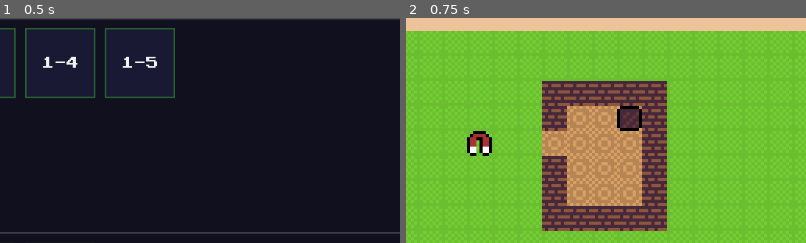
Above: before the commit, frames 1-2 (left to right).
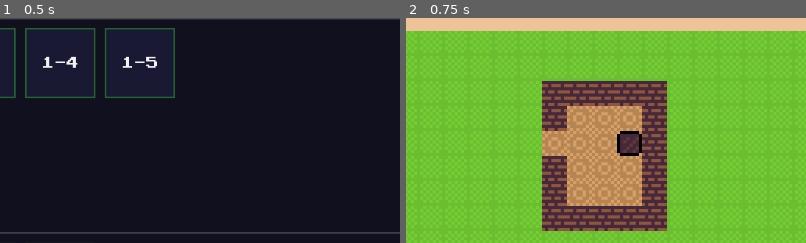
Above: after the commit, the same moments.

Repository: jiexdrop/doughnut
Game: Godot game, scene res://scenes/ui/level_select.tscn
The game is run twice, just before and just after one commit, with the same random seed, the same clock (stepped at 60 frames per second) and the same inputs. This scene is started directly instead of the project's main scene.
Inputs:
- Up to frame 1 (0.5 s): no input
- Up to frame 2 (0.75 s): click "1-3" at 0.5 s
The pictures show only the part of the screen within x 30-80%, y 19-69%; the shares and areas given below are measured in that part.

Frame 1 is identical in both runs. In frame 2, 1.9% of the frame differs, in the area x 15-59%, y 39-62%.

Commit message:
magnets reworked

Diff:
--- a/project.godot
+++ b/project.godot
@@ -29,6 +29,7 @@
 [global_group]
 
 boxes=""
+magnets=""
 
 [gui]
 
--- a/scenes/levels_1/level_3.tscn
+++ b/scenes/levels_1/level_3.tscn
@@ -6,8 +6,7 @@
 [ext_resource type="Script" uid="uid://difno1fvr55yv" path="res://scripts/pixel_camera.gd" id="3_fkk1g"]
 [ext_resource type="PackedScene" uid="uid://ccsiamhj8f0wg" path="res://scenes/player.tscn" id="4_ugcn1"]
 [ext_resource type="PackedScene" uid="uid://chgxj2178wx83" path="res://scenes/box.tscn" id="5_pimnq"]
-[ext_resource type="Script" uid="uid://c7g1jfm1cra11" path="res://scripts/magnet.gd" id="6_fkk1g"]
-[ext_resource type="Texture2D" uid="uid://djv8f5v70o4ry" path="res://assets/magnet.png" id="6_ftfob"]
+[ext_resource type="PackedScene" uid="uid://bkdu3mactvdp1" path="res://scenes/magnet.tscn" id="7_h0hgt"]
 
 [sub_resource type="TileSetAtlasSource" id="TileSetAtlasSource_jyhfs"]
 texture = ExtResource("2_ftfob")
@@ -36,9 +35,6 @@
 custom_data_layer_0/type = 1
 sources/0 = SubResource("TileSetAtlasSource_jyhfs")
 
-[sub_resource type="RectangleShape2D" id="RectangleShape2D_fmg3e"]
-size = Vector2(8, 8)
-
 [node name="Level2" type="Node2D" unique_id=678591140]
 script = ExtResource("1_fmg3e")
 next_level = ExtResource("2_ugcn1")
@@ -56,14 +52,8 @@
 position = Vector2(44, 68)
 
 [node name="Box" parent="." unique_id=665832972 instance=ExtResource("5_pimnq")]
-position = Vector2(148, 60)
+position = Vector2(148, 68)
 
-[node name="Magnet" type="StaticBody2D" parent="." unique_id=1038443863]
+[node name="Magnet" parent="." unique_id=1954190220 instance=ExtResource("7_h0hgt")]
 position = Vector2(100, 68)
-script = ExtResource("6_fkk1g")
-
-[node name="Sprite2D" type="Sprite2D" parent="Magnet" unique_id=393730042]
-texture = ExtResource("6_ftfob")
-
-[node name="CollisionShape2D" type="CollisionShape2D" parent="Magnet" unique_id=1087133811]
-shape = SubResource("RectangleShape2D_fmg3e")
+rotation = -1.5707964
--- a/scenes/levels_1/level_4.tscn
+++ b/scenes/levels_1/level_4.tscn
@@ -6,8 +6,7 @@
 [ext_resource type="Script" uid="uid://difno1fvr55yv" path="res://scripts/pixel_camera.gd" id="3_um320"]
 [ext_resource type="PackedScene" uid="uid://ccsiamhj8f0wg" path="res://scenes/player.tscn" id="4_glw47"]
 [ext_resource type="PackedScene" uid="uid://chgxj2178wx83" path="res://scenes/box.tscn" id="5_4wsov"]
-[ext_resource type="Script" uid="uid://c7g1jfm1cra11" path="res://scripts/magnet.gd" id="6_qvnao"]
-[ext_resource type="Texture2D" uid="uid://djv8f5v70o4ry" path="res://assets/magnet.png" id="7_hsvsk"]
+[ext_resource type="PackedScene" uid="uid://bkdu3mactvdp1" path="res://scenes/magnet.tscn" id="7_pj6nn"]
 
 [sub_resource type="TileSetAtlasSource" id="TileSetAtlasSource_jyhfs"]
 texture = ExtResource("2_ts8eg")
@@ -36,9 +35,6 @@
 custom_data_layer_0/type = 1
 sources/0 = SubResource("TileSetAtlasSource_jyhfs")
 
-[sub_resource type="RectangleShape2D" id="RectangleShape2D_fmg3e"]
-size = Vector2(8, 8)
-
 [node name="Level4" type="Node2D" unique_id=678591140]
 script = ExtResource("1_5vn0v")
 next_level = ExtResource("2_um320")
@@ -59,17 +55,19 @@
 position = Vector2(148, 60)
 
 [node name="Box3" parent="." unique_id=699899722 instance=ExtResource("5_4wsov")]
-position = Vector2(148, 76)
+position = Vector2(148, 84)
 
-[node name="Box2" parent="." unique_id=473345725 instance=ExtResource("5_4wsov")]
-position = Vector2(148, 68)
+[node name="Magnet" parent="." unique_id=1954190220 instance=ExtResource("7_pj6nn")]
+position = Vector2(116, 60)
+rotation = -1.5707964
 
-[node name="Magnet" type="StaticBody2D" parent="." unique_id=1038443863]
-position = Vector2(100, 68)
-script = ExtResource("6_qvnao")
+[node name="Magnet2" parent="." unique_id=763038350 instance=ExtResource("7_pj6nn")]
+position = Vector2(116, 84)
+rotation = -1.5707964
 
-[node name="Sprite2D" type="Sprite2D" parent="Magnet" unique_id=393730042]
-texture = ExtResource("7_hsvsk")
+[node name="Magnet3" parent="." unique_id=678655542 instance=ExtResource("7_pj6nn")]
+position = Vector2(140, 44)
 
-[node name="CollisionShape2D" type="CollisionShape2D" parent="Magnet" unique_id=1087133811]
-shape = SubResource("RectangleShape2D_fmg3e")
+[node name="Magnet4" parent="." unique_id=1853566105 instance=ExtResource("7_pj6nn")]
+position = Vector2(140, 100)
+rotation = -3.1415927
--- a/scripts/magnet.gd
+++ b/scripts/magnet.gd
@@ -2,84 +2,56 @@
 extends StaticBody2D
 
 @onready var tile_map: TileMapLayer = $"../TileMapLayer"
-@onready var sprite_2d: Sprite2D = $Sprite2D
+@export var tether_range: int = 6
 
-# Optional: Add different textures for the magnet if you like
-const MAGNET_TEXTURE = preload("res://assets/original_box.png")
+func get_tile() -> Vector2i:
+	return tile_map.local_to_map(position)
 
-signal on_move
+# Call this from the Player when they walk onto the magnet's tile
+func activate(player: CharacterBody2D) -> void:
+	var facing_dir = _get_facing_dir()
+	var magnet_tile = get_tile()
+	var player_tile = tile_map.local_to_map(player.position)
 
-# --- PUSH LOGIC (Called by Player) ---
-func try_push(dir: Vector2) -> bool:
-	var current_tile = tile_map.local_to_map(position)
-	var target_tile = current_tile + Vector2i(dir.x, dir.y)
+	var expected_player_tile = magnet_tile - Vector2i(facing_dir)
+	if player_tile != expected_player_tile:
+		print("Wrong side — no pull")
+		return
 
-	# 1. Check if the target tile is blocked by walls
-	var tile_data = tile_map.get_cell_tile_data(target_tile)
-	if tile_data and tile_data.get_custom_data("walkable") == false:
-		return false
+	# Find closest box in facing direction (no range cap)
+	var boxes = get_tree().get_nodes_in_group("boxes")
+	var found_box = null
+	var found_dist = INF
 
-	# 2. Check if there is another object (like a box) in the way
-	if is_occupied(target_tile):
-		return false
+	for box in boxes:
+		var box_tile = tile_map.local_to_map(box.position)
+		var delta = box_tile - magnet_tile
+		# Must be on the same axis as facing direction
+		if facing_dir.x != 0 and delta.y == 0:
+			var dist = delta.x * facing_dir.x  # positive = in front
+			if dist > 0 and dist < found_dist:
+				found_dist = dist
+				found_box = box
+		elif facing_dir.y != 0 and delta.x == 0:
+			var dist = delta.y * facing_dir.y
+			if dist > 0 and dist < found_dist:
+				found_dist = dist
+				found_box = box
 
-	# 3. Before moving, identify if a box is behind us to pull it along
-	var pull_dir = -dir
-	var behind_tile = current_tile + Vector2i(pull_dir.x, pull_dir.y)
-	var box_to_pull = get_box_at_tile(behind_tile)
+	if found_box == null:
+		print("No box found in facing direction")
+		return
 
-	# Store old position for the box to move into
-	var old_position = position
+	# Pull box (found_dist - 1) steps so it lands adjacent to magnet
+	var pull_dir = Vector2(-facing_dir.x, -facing_dir.y)
+	print("Pulling box ", found_dist - 1, " steps")
+	found_box.try_push(pull_dir)
 
-	# Move the Magnet
-	position = tile_map.map_to_local(target_tile)
-
-	# If a box was behind us, pull it into our old spot
-	if box_to_pull:
-		box_to_pull.position = old_position
-
-	on_move.emit()
-	return true
-
-# --- PULL LOGIC (Called by Player when they walk AWAY from the magnet) ---
-func pull_to(new_position: Vector2, dir: Vector2):
-	var old_pos = position
-	var old_tile = tile_map.local_to_map(old_pos)
-
-	# Determine direction of the pull to find boxes behind the magnet
-	var behind_tile = old_tile - Vector2i(dir.x, dir.y)
-
-	var box_to_pull = get_box_at_tile(behind_tile)
-
-	# Move the magnet to the player's old spot
-	position = new_position
-
-	# If a box was attached/behind, it moves into the magnet's old spot
-	if box_to_pull:
-		box_to_pull.position = old_pos
-
-	on_move.emit()
-
-# --- HELPERS ---
-
-func is_occupied(tile_coords: Vector2i) -> bool:
-	var space_state = get_world_2d().direct_space_state
-	var query = PhysicsPointQueryParameters2D.new()
-	query.position = tile_map.map_to_local(tile_coords)
-	query.exclude = [self]
-	var result = space_state.intersect_point(query)
-	return not result.is_empty()
-
-func get_box_at_tile(tile_coords: Vector2i):
-	var space_state = get_world_2d().direct_space_state
-	var query = PhysicsPointQueryParameters2D.new()
-	query.position = tile_map.map_to_local(tile_coords)
-	query.exclude = [self]
-	var result = space_state.intersect_point(query)
-
-	if result:
-		var collider = result[0].collider
-		# We check for try_push to ensure it's a Box (or another Magnet!)
-		if collider.has_method("try_push") and collider != self:
-			return collider
-	return null
+# Convert rotation to the nearest cardinal tile direction.
+# Godot's default 0° points DOWN (+Y in 2D), matching your magnet's initial rotation.
+func _get_facing_dir() -> Vector2i:
+	var angle = rotation  # radians
+	# Snap to nearest 90° increment
+	var snapped = round(angle / (PI / 2)) * (PI / 2)
+	var dir = Vector2.DOWN.rotated(snapped).normalized()
+	return Vector2i(round(dir.x), round(dir.y))
--- a/scripts/player.gd
+++ b/scripts/player.gd
@@ -2,83 +2,48 @@
 extends CharacterBody2D
 
 @onready var tile_map: TileMapLayer = $"../TileMapLayer"
-var grid_size = 8 # Note: This variable isn't used in logic because TileMap handles the grid size automatically
 
 func _physics_process(_delta):
 	var direction = Vector2.ZERO
-
 	if Input.is_action_just_pressed("right"): direction.x = 1
 	if Input.is_action_just_pressed("left"):  direction.x = -1
 	if Input.is_action_just_pressed("down"):  direction.y = 1
 	if Input.is_action_just_pressed("up"):    direction.y = -1
-
 	if direction != Vector2.ZERO:
 		move_on_grid(direction)
 
-func move_on_grid(dir):
-	# 1. Save where we are starting (This will be the magnet's target)
-	var old_tile = tile_map.local_to_map(position)
-	var old_position = position
-
-	# 2. Calculate where we want to go
-	var target_tile = old_tile + Vector2i(dir.x, dir.y)
-	var target_position = tile_map.map_to_local(target_tile)
-
-	# 3. Collision Check (Same as your original code)
+func move_on_grid(dir: Vector2):
+	var target_tile = tile_map.local_to_map(position) + Vector2i(dir)
+	var target_pos  = tile_map.map_to_local(target_tile)
 	var space_state = get_world_2d().direct_space_state
 	var query = PhysicsPointQueryParameters2D.new()
-	query.position = target_position
-	query.exclude = [self]
-	var collision = space_state.intersect_point(query)
+	query.position = target_pos
+	query.exclude  = [self]
+	var hits = space_state.intersect_point(query)
 
-	var moved_successfully = false
-
-	if collision:
-		var collider = collision[0].collider
+	var moved = false
+	if hits:
+		var collider = hits[0].collider
 		if collider.has_method("try_push"):
 			if collider.try_push(dir):
-				position = target_position
-				moved_successfully = true
+				position = target_pos
+				moved = true
+		# ← NEW: pick up the magnet
+		elif collider.has_method("activate"):
+			collider.activate(self)
+			moved = true
 	else:
 		var tile_data = tile_map.get_cell_tile_data(target_tile)
 		if tile_data and tile_data.get_custom_data("walkable") == false:
-			return # Blocked by wall
+			return
+		position = target_pos
+		moved = true
 
-		position = target_position
-		moved_successfully = true
 
-	if moved_successfully:
-		# Check the tile BEHIND our old spot (where a magnet would be trailing us)
-		var magnet_tile = old_tile - Vector2i(dir.x, dir.y)
-		var magnet_behind = get_magnet_at(magnet_tile)
-
-		if magnet_behind:
-			magnet_behind.pull_to(old_position, dir)
-
-func get_magnet_at(tile_coords: Vector2i):
-	if not is_inside_tree():
-		return null
-
+func _tile_occupied(tile: Vector2i, exclude_box) -> bool:
+	var world_pos = tile_map.map_to_local(tile)
 	var space_state = get_world_2d().direct_space_state
-	var query = PhysicsShapeQueryParameters2D.new()
-
-	# Use a small circle to detect the magnet collision box
-	var circle = CircleShape2D.new()
-	circle.radius = 2.0
-	query.shape = circle
-
-	# Position the query in the center of the tile
-	var target_pos = tile_map.map_to_local(tile_coords)
-	query.transform = Transform2D(0, target_pos)
-
-	query.exclude = [self]
-
-	var results = space_state.intersect_shape(query)
-
-	for result in results:
-		var collider = result.collider
-		# This checks if the object is our 'Magnet' class
-		if collider is Magnet:
-			return collider
-
-	return null
+	var query = PhysicsPointQueryParameters2D.new()
+	query.position = world_pos
+	query.exclude  = [self, exclude_box]
+	return not space_state.intersect_point(query).is_empty()
